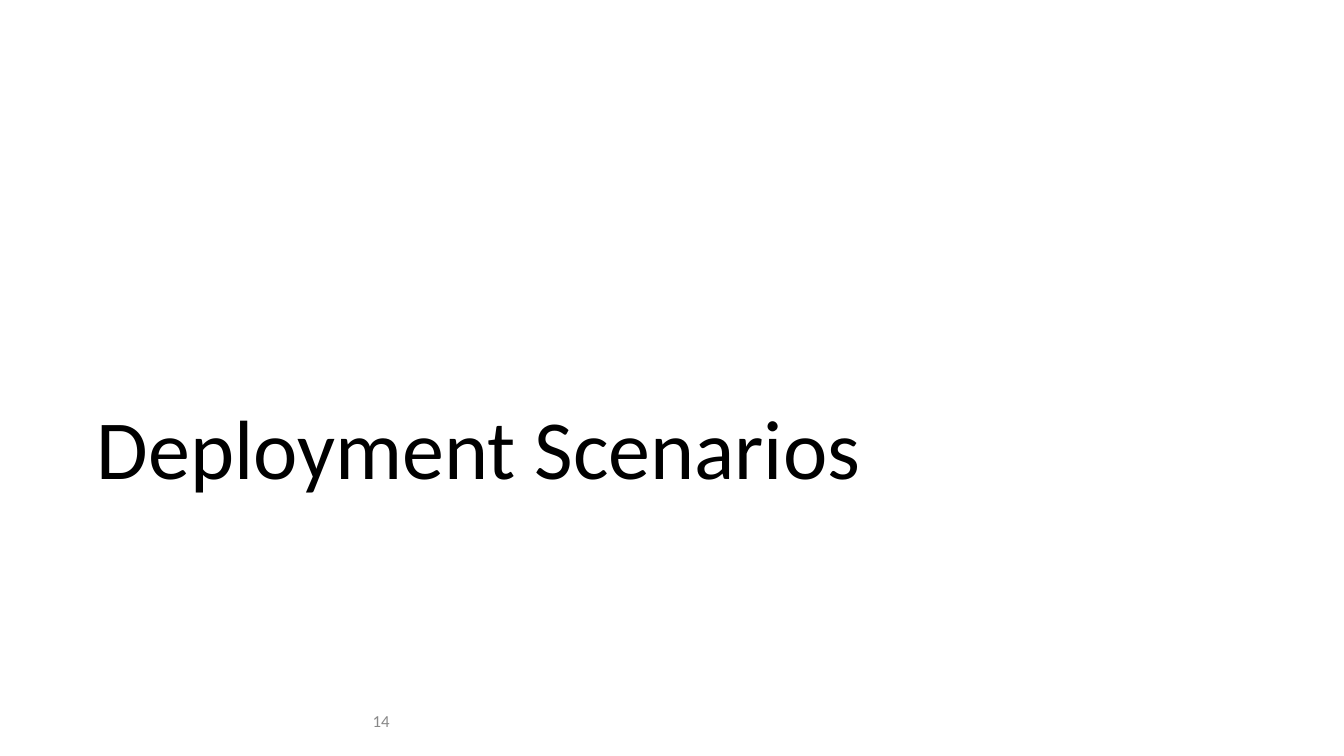
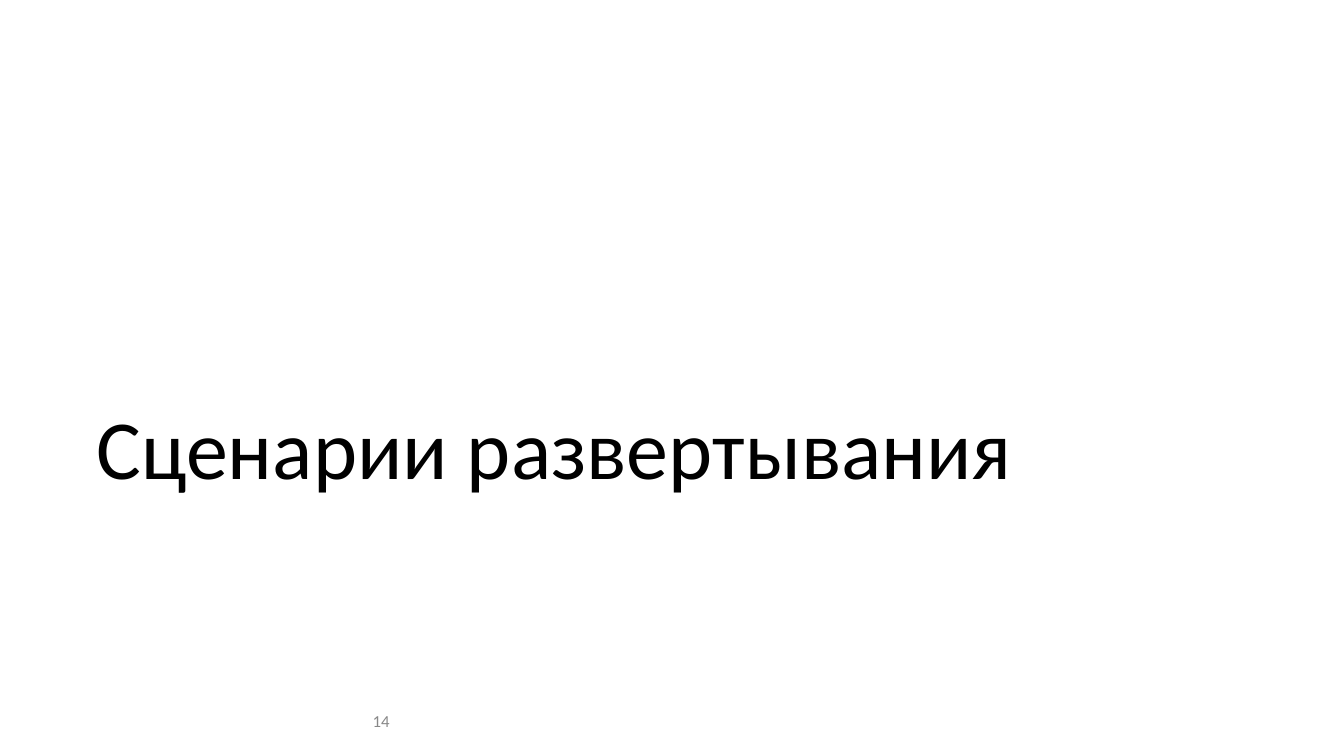
Before and after one commit to hyperledger/fabric-docs-i18n, a slide deck: slide 14 of docs/locale/ru_RU/source/lifecycle/LifecycleDiagrams.pptx. Drawn at 1344x756 pixels with LibreOffice and Linux fonts; fonts in the diff are those of the drawing. Boxes give left, top, right and bottom in pixels: in the first picture for what was removed or moved away, otherwise in the second. Text is boxed around its words. In the diff, an @@ line names an element or a change of style, - is before the commit and + after.

```diff
--- a/docs/locale/ru_RU/source/lifecycle/LifecycleDiagrams.pptx
+++ b/docs/locale/ru_RU/source/lifecycle/LifecycleDiagrams.pptx
@@ title at [97,424,1012,493]: text changed @@
-Deployment Scenarios
+Сценарии развертывания
```
Also in this commit, not shown: 24 other slides changed, 31 other files.
